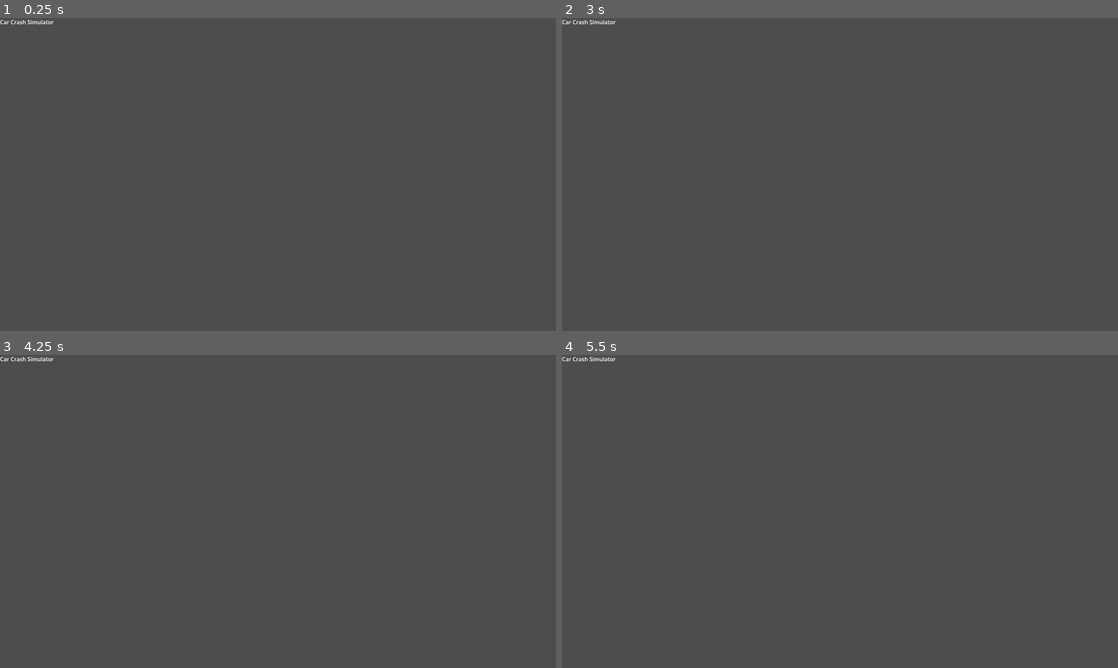
Above: before the commit, frames 1-4 (two rows, left to right).
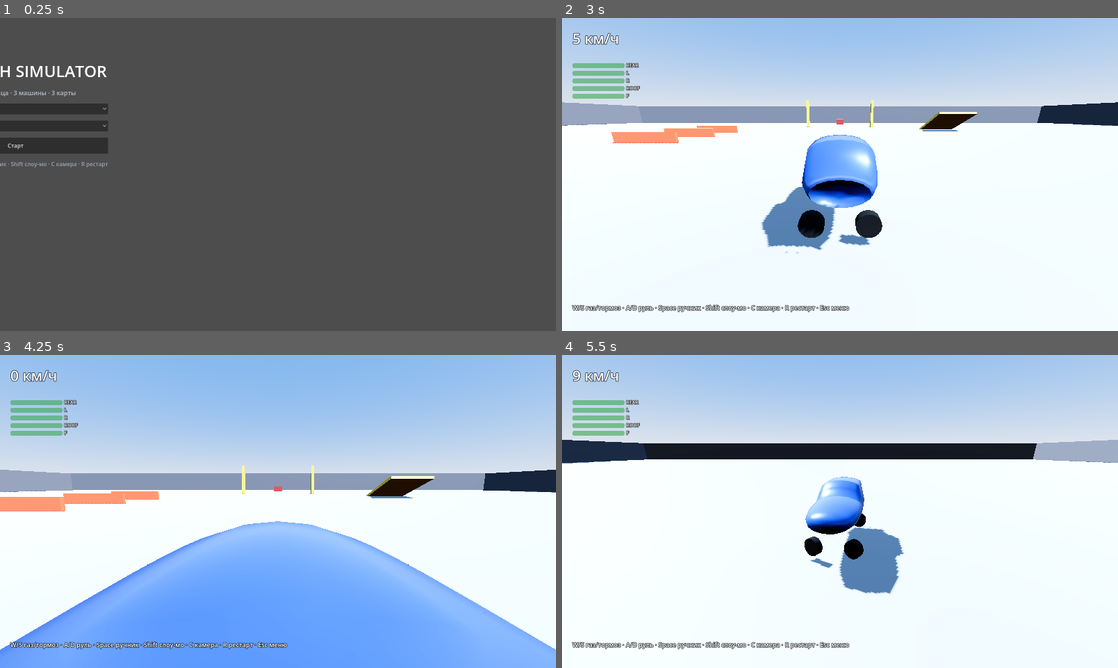
Above: after the commit, the same moments.

Repository: lightcodegit/carcrashsimulator
Game: Godot game, scene res://scenes/main_menu.tscn
Two runs of this game, one before a commit and one after it. Both use one fixed random seed, a clock stepped at 60 frames per second and the inputs below.
Inputs (mouse positions are in pixels of both pictures, inside the frame that each line leads up to):
- Up to frame 1 (0.25 s): no input
- Up to frame 2 (3 s): click (578, 108) at 0.5 s, where only the run after the commit has a clickable "Седан"; click (578, 124) at 1.25 s, where only the run after the commit has a clickable "Арена"; click (578, 108) at 2 s, where only the run after the commit has a clickable "Пикап"; click (578, 146) at 2.75 s, where only the run after the commit has a clickable "Старт"
- Up to frame 3 (4.25 s): move the mouse to (400, 495) at 3.52 s; hold D (steer_right) from 3.53 s (still down); hold C (cam_cycle) from 3.53 s (still down); click (400, 495) at 3.67 s; tap Shift (slowmo) at 3.8 s
- Up to frame 4 (5.5 s): release D (steer_right) at 4.25 s; release C (cam_cycle) at 4.25 s; tap Enter at 4.25 s; drag from (728, 527) to (812, 574) at 4.27 s; tap R (respawn) at 5 s; move the mouse to (895, 442) at 5.02 s; hold D (steer_right) from 5.03 s (still down); hold W (throttle) from 5.03 s (still down); tap C (cam_cycle) at 5.3 s

The runs differ from the first frame. In frame 1, 2.9% of the frame differs, in the area x 0-20%, y 0-48%; in frame 2, 100%; in frame 3, 100%, in the area x 0-100%, y 0-100%; in frame 4, 100%.

Commit message:
feat(t11): HUD, game flow, main menu, full 9-combo harness

Diff:
--- /dev/null
+++ b/scenes/game.tscn
@@ -0,0 +1,4 @@
+[gd_scene load_steps=2 format=3]
+[ext_resource type="Script" path="res://scripts/core/game_manager.gd" id="1"]
+[node name="Game" type="Node3D"]
+script = ExtResource("1")
--- a/scripts/core/effects_director.gd
+++ b/scripts/core/effects_director.gd
@@ -42,17 +42,15 @@
 	p.amount = amount; p.lifetime = 1.4; p.one_shot = one_shot
 	p.emitting = false; p.explosiveness = 0.9 if one_shot else 0.0
 	p.local_coords = false
-	var pm := ParticleProcessMaterial.new()
-	pm.direction = Vector3(0, 1, 0); pm.spread = 30.0
-	pm.initial_velocity_min = 1.5; pm.initial_velocity_max = 4.0
-	pm.gravity = Vector3(0, -1.5, 0)
-	p.process_material = pm
+	p.direction = Vector3(0, 1, 0); p.spread = 30.0
+	p.initial_velocity_min = 1.5; p.initial_velocity_max = 4.0
+	p.gravity = Vector3(0, -1.5, 0)
 	var m := StandardMaterial3D.new()
 	m.shading_mode = BaseMaterial3D.SHADING_MODE_UNSHADED
 	m.transparency = BaseMaterial3D.TRANSPARENCY_ALPHA
 	m.albedo_color = color
 	var q := QuadMesh.new(); q.size = Vector2(0.18, 0.18); q.material = m
-	p.draw_pass_1 = q
+	p.mesh = q
 	return p
 
 func _on_impact(speed_kmh: float, point: Vector3, _normal: Vector3) -> void:
--- /dev/null
+++ b/scripts/core/game_manager.gd
@@ -0,0 +1,91 @@
+class_name GameManager
+extends Node3D
+
+var car: CarRig
+var hud: HUD
+var camera: CameraRig
+var damage: DamageModel
+var effects: EffectsDirector
+var _spawn := Transform3D.IDENTITY
+var _top_crash := 0.0
+var _crashes := 0
+var _paused := false
+
+func _ready() -> void:
+	_setup_env()
+	var m: Dictionary = MapDB.build(GameContext.map_id)
+	_spawn = m.spawn
+	add_child(m.root)
+	car = CarRig.new()
+	add_child(car)
+	car.build(VehicleDB.get_params(GameContext.car_id), get_world_3d())
+	damage = DamageModel.new()
+	damage.bind_shell(car.shell)
+	car.respawn(_spawn)
+	effects = EffectsDirector.new()
+	add_child(effects)
+	effects.attach(car, damage)
+	camera = CameraRig.new()
+	add_child(camera)
+	camera.setup(car)
+	camera.make_current()
+	hud = HUD.new()
+	add_child(hud)
+	hud.bind(car, damage)
+	car.impact.connect(_on_impact)
+	damage.zone_hp_changed.connect(func(_z: int, _h: float): car.shell.set_zone_hp(damage.hp_array()))
+
+func _setup_env() -> void:
+	var we := WorldEnvironment.new()
+	var env := Environment.new()
+	env.background_mode = Environment.BG_SKY
+	var sky := Sky.new()
+	var p := ProceduralSkyMaterial.new()
+	p.sky_top_color = Color(0.35, 0.55, 0.85)
+	p.sky_horizon_color = Color(0.75, 0.78, 0.82)
+	sky.sky_material = p
+	env.sky = sky
+	env.tonemap_mode = Environment.TONE_MAPPER_ACES
+	env.glow_enabled = true
+	we.environment = env
+	add_child(we)
+	var sun := DirectionalLight3D.new()
+	sun.rotation_degrees = Vector3(-50, -30, 0)
+	sun.shadow_enabled = true
+	sun.light_energy = 1.2
+	add_child(sun)
+
+func _on_impact(speed_kmh: float, _point: Vector3, _normal: Vector3) -> void:
+	_crashes += 1
+	_top_crash = maxf(_top_crash, speed_kmh)
+	hud.show_crash(speed_kmh)
+	camera.add_trauma(clampf(speed_kmh / 90.0, 0.2, 1.0))
+	if speed_kmh > 60.0:
+		TimeScale.play_auto(0.3, 1.2)
+
+func _physics_process(_dt: float) -> void:
+	TimeScale.set_hold(Input.is_action_pressed("slowmo"))
+	var pos := car.chassis.global_position
+	if pos.y < -60.0 or pos.length() > 400.0:
+		_respawn_now()
+		hud.show_tip("вылет за пределы — рестарт")
+
+func _unhandled_input(event: InputEvent) -> void:
+	if event.is_action_pressed("respawn"):
+		_respawn_now()
+	elif event.is_action_pressed("cam_cycle"):
+		camera.cycle_mode()
+	elif event.is_action_pressed("pause"):
+		_set_paused(not _paused)
+
+func _respawn_now() -> void:
+	car.respawn(_spawn)
+	damage.reset()
+	car.shell.set_zone_hp([100.0, 100.0, 100.0, 100.0, 100.0])
+	TimeScale.set_hold(false)
+
+func _set_paused(v: bool) -> void:
+	_paused = v
+	get_tree().paused = v
+	hud.process_mode = Node.PROCESS_MODE_ALWAYS if v else Node.PROCESS_MODE_INHERIT
+	hud.set_paused(v)
--- /dev/null
+++ b/scripts/ui/hud.gd
@@ -0,0 +1,92 @@
+class_name HUD
+extends CanvasLayer
+
+var _car: CarRig
+var _damage: DamageModel
+var _speed_label: Label
+var _crash_label: Label
+var _crash_until := 0
+var _bars: Array[ProgressBar] = []
+var _totaled_label: Label
+var _tip_label: Label
+var _pause_label: Label
+
+func _ready() -> void:
+	layer = 10
+	var root := Control.new()
+	root.set_anchors_preset(Control.PRESET_FULL_RECT)
+	add_child(root)
+	_speed_label = _label(Vector2(30, 30), 42)
+	root.add_child(_speed_label)
+	_crash_label = _label(Vector2(0, 120), 34)
+	_crash_label.size = Vector2(1600, 50)
+	_crash_label.horizontal_alignment = HORIZONTAL_ALIGNMENT_CENTER
+	_crash_label.modulate = Color(1, 0.85, 0.2)
+	_crash_label.visible = false
+	root.add_child(_crash_label)
+	_totaled_label = _label(Vector2(0, 200), 40)
+	_totaled_label.size = Vector2(1600, 60)
+	_totaled_label.horizontal_alignment = HORIZONTAL_ALIGNMENT_CENTER
+	_totaled_label.text = "TOTALLED"
+	_totaled_label.modulate = Color(1, 0.25, 0.2)
+	_totaled_label.visible = false
+	root.add_child(_totaled_label)
+	var hints := _label(Vector2(30, 820), 18)
+	hints.text = "W/S газ/тормоз · A/D руль · Space ручник · Shift слоу-мо · C камера · R рестарт · Esc меню"
+	root.add_child(hints)
+	_tip_label = _label(Vector2(0, 700), 26)
+	_tip_label.size = Vector2(1600, 40)
+	_tip_label.horizontal_alignment = HORIZONTAL_ALIGNMENT_CENTER
+	_tip_label.visible = false
+	root.add_child(_tip_label)
+	_pause_label = _label(Vector2(600, 400), 48)
+	_pause_label.text = "ПАУЗА (Esc)"
+	_pause_label.visible = false
+	root.add_child(_pause_label)
+	var names := ["REAR", "L", "R", "ROOF", "F"]
+	for i in 5:
+		var b := ProgressBar.new()
+		b.min_value = 0; b.max_value = 100
+		b.custom_minimum_size = Vector2(150, 14)
+		b.position = Vector2(30, 130 + i * 22)
+		b.value = 100
+		b.show_percentage = false
+		var l := _label(Vector2(185, 126 + i * 22), 14)
+		l.text = names[i]
+		root.add_child(l); root.add_child(b)
+		_bars.append(b)
+
+func _label(pos: Vector2, size: int) -> Label:
+	var l := Label.new()
+	l.position = pos
+	l.add_theme_font_size_override("font_size", size)
+	l.add_theme_color_override("font_outline_color", Color(0, 0, 0, 0.8))
+	l.add_theme_constant_override("outline_size", 6)
+	return l
+
+func bind(car: CarRig, damage: DamageModel) -> void:
+	_car = car; _damage = damage
+	damage.totaled_changed.connect(func(t: bool): _totaled_label.visible = t)
+
+func show_crash(kmh: float) -> void:
+	_crash_label.text = "CRASH @ %d км/ч" % int(kmh)
+	_crash_label.visible = true
+	_crash_until = Time.get_ticks_msec() + 2500
+
+func show_tip(text: String) -> void:
+	_tip_label.text = text
+	_tip_label.visible = true
+
+func set_paused(v: bool) -> void:
+	_pause_label.visible = v
+
+func _process(_dt: float) -> void:
+	if _car == null: return
+	_speed_label.text = "%d км/ч" % int(_car.speed_kmh())
+	if _crash_label.visible and Time.get_ticks_msec() > _crash_until:
+		_crash_label.visible = false
+	if _damage != null:
+		var hpz := _damage.hp_array()
+		for i in 5:
+			_bars[i].value = hpz[i]
+			_bars[i].modulate = Color(0.3, 0.9, 0.4) if hpz[i] > 55 else (Color(0.95, 0.7, 0.2) if hpz[i] > 25 else Color(0.9, 0.25, 0.2))
--- a/scripts/ui/main_menu.gd
+++ b/scripts/ui/main_menu.gd
@@ -1,3 +1,45 @@
 extends Control
+
+const CARS := [["Седан", "sedan"], ["Пикап", "pickup"], ["Спорткар", "sport"]]
+const MAPS := [["Арена", "arena"], ["Городок", "town"], ["Трасса", "speedway"]]
+
 func _ready() -> void:
-	var l := Label.new(); l.text = "Car Crash Simulator"; add_child(l)
+	set_anchors_preset(Control.PRESET_FULL_RECT)
+	var bg := ColorRect.new()
+	bg.color = Color(0.09, 0.1, 0.12)
+	bg.set_anchors_preset(Control.PRESET_FULL_RECT)
+	add_child(bg)
+	var col := VBoxContainer.new()
+	col.anchor_left = 0.5; col.anchor_right = 0.5
+	col.offset_left = -220; col.offset_right = 220
+	col.offset_top = 120; col.offset_bottom = 620
+	col.add_theme_constant_override("separation", 18)
+	add_child(col)
+	var t := Label.new()
+	t.text = "CAR CRASH SIMULATOR"
+	t.add_theme_font_size_override("font_size", 46)
+	t.horizontal_alignment = HORIZONTAL_ALIGNMENT_CENTER
+	col.add_child(t)
+	var sub := Label.new()
+	sub.text = "краш-песочница · 3 машины · 3 карты"
+	sub.add_theme_font_size_override("font_size", 18)
+	sub.horizontal_alignment = HORIZONTAL_ALIGNMENT_CENTER
+	sub.modulate = Color(0.7, 0.75, 0.8)
+	col.add_child(sub)
+	var car_opt := OptionButton.new()
+	for c in CARS: car_opt.add_item(c[0])
+	var map_opt := OptionButton.new()
+	for m in MAPS: map_opt.add_item(m[0])
+	col.add_child(car_opt); col.add_child(map_opt)
+	var start := Button.new(); start.text = "Старт"
+	start.custom_minimum_size = Vector2(0, 46)
+	start.pressed.connect(func() -> void:
+		GameContext.select(CARS[car_opt.selected][1], MAPS[map_opt.selected][1])
+		get_tree().change_scene_to_file("res://scenes/game.tscn"))
+	col.add_child(start)
+	var hint := Label.new()
+	hint.text = "WASD/стрелки · Space ручник · Shift слоу-мо · C камера · R рестарт"
+	hint.add_theme_font_size_override("font_size", 16)
+	hint.horizontal_alignment = HORIZONTAL_ALIGNMENT_CENTER
+	hint.modulate = Color(0.6, 0.65, 0.7)
+	col.add_child(hint)
--- /dev/null
+++ b/tests/h_t11.gd
@@ -0,0 +1,25 @@
+extends Node3D
+var _fails := 0
+
+func check(cond: bool, msg: String) -> void:
+	if not cond: _fails += 1; print("FAIL: " + msg)
+
+func _ready() -> void:
+	await get_tree().process_frame
+	for map_id in ["arena", "town", "speedway"]:
+		for car_id in ["sedan", "pickup", "sport"]:
+			GameContext.select(car_id, map_id)
+			var gm: GameManager = load("res://scenes/game.tscn").instantiate()
+			add_child(gm)
+			for f in 30:
+				await get_tree().physics_frame
+			check(gm.car != null and gm.car.chassis != null, "%s/%s car built" % [map_id, car_id])
+			check(gm.hud != null and gm.camera != null, "%s/%s hud+camera" % [map_id, car_id])
+			gm.damage.report_breaks(Zones.FRONT, 40)
+			check(gm.damage.hp(Zones.FRONT) < 100.0, "%s/%s damage applied" % [map_id, car_id])
+			gm._respawn_now()
+			check(gm.damage.hp(Zones.FRONT) == 100.0, "%s/%s respawn restored hp" % [map_id, car_id])
+			gm.queue_free()
+			await get_tree().process_frame
+	print("ALL PASS" if _fails == 0 else "FAILS %d" % _fails)
+	get_tree().quit(0 if _fails == 0 else 1)
--- /dev/null
+++ b/tests/h_t11.tscn
@@ -0,0 +1,4 @@
+[gd_scene load_steps=2 format=3]
+[ext_resource type="Script" path="res://tests/h_t11.gd" id="1"]
+[node name="Test" type="Node3D"]
+script = ExtResource("1")
Not shown, added: scripts/core/game_manager.gd.uid
Not shown, added: scripts/ui/hud.gd.uid
Not shown, added: tests/h_t11.gd.uid
